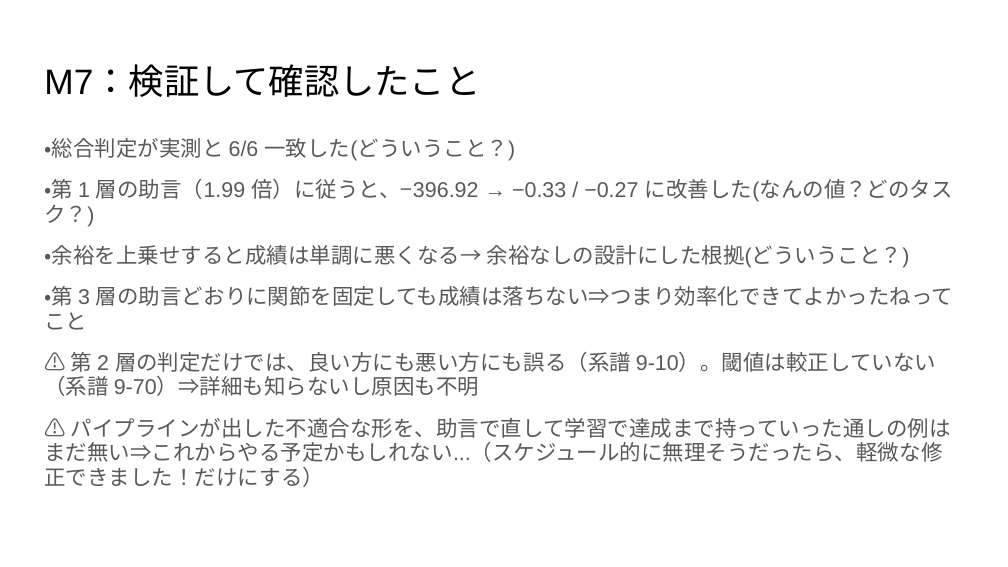
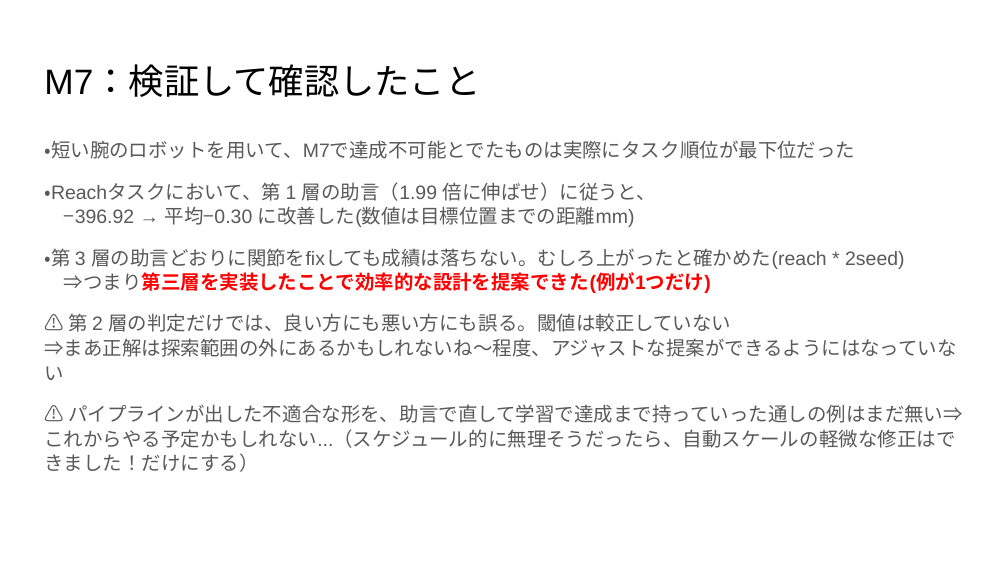
Before and after one commit to 233301koshiro/StackelbergPPO, a slide deck: slide 28 of docs/研究応用/執筆/システムフロー解説(M1~M7).pptx (slide 22 before the commit). Drawn at 1008x567 pixels with LibreOffice and Linux fonts; fonts in the diff are those of the drawing; background and template pictures are left out. Boxes give left, top, right and bottom in pixels: in the first picture for what was removed or moved away, otherwise in the second. Text is boxed around its words. In the diff, an @@ line names an element or a change of style, - is before the commit and + after.

```diff
--- a/docs/研究応用/執筆/システムフロー解説(M1~M7).pptx
+++ b/docs/研究応用/執筆/システムフロー解説(M1~M7).pptx
@@ text at [44, 140, 963, 472]: text changed; size 15.3 to 13.9 pt @@
-・総合判定が実測と 6/6 一致した(どういうこと？)
-・第 1 層の助言（1.99 倍）に従うと、−396.92 → −0.33 / −0.27 に改善した(なんの値？どのタスク？)
-・余裕を上乗せすると成績は単調に悪くなる→ 余裕なしの設計にした根拠(どういうこと？)
-・第 3 層の助言どおりに関節を固定しても成績は落ちない⇒つまり効率化できてよかったねってこと
-⚠ 第 2 層の判定だけでは、良い方にも悪い方にも誤る（系譜 9-10）。閾値は較正していない（系譜 9-70）⇒詳細も知らないし原因も不明
-⚠ パイプラインが出した不適合な形を、助言で直して学習で達成まで持っていった通しの例はまだ無い⇒これからやる予定かもしれない...（スケジュール的に無理そうだったら、軽微な修正できました！だけにする）
+・短い腕のロボットを用いて、M7で達成不可能とでたものは実際にタスク順位が最下位だった
+・Reachタスクにおいて、第 1 層の助言（1.99 倍に伸ばせ）に従うと、
+−396.92 → 平均−0.30 に改善した(数値は目標位置までの距離mm)
+・第 3 層の助言どおりに関節をfixしても成績は落ちない。むしろ上がったと確かめた(reach * 2seed)
+⇒つまり第三層を実装したことで効率的な設計を提案できた(例が1つだけ)
+⚠ 第 2 層の判定だけでは、良い方にも悪い方にも誤る。閾値は較正していない
+⇒まあ正解は探索範囲の外にあるかもしれないね〜程度、アジャストな提案ができるようにはなっていない
+⚠ パイプラインが出した不適合な形を、助言で直して学習で達成まで持っていった通しの例はまだ無い⇒これからやる予定かもしれない...（スケジュール的に無理そうだったら、自動スケールの軽微な修正はできました！だけにする）
```
Also in this commit, not shown: 13 other slides changed, 6 slides added, 10 other files.
